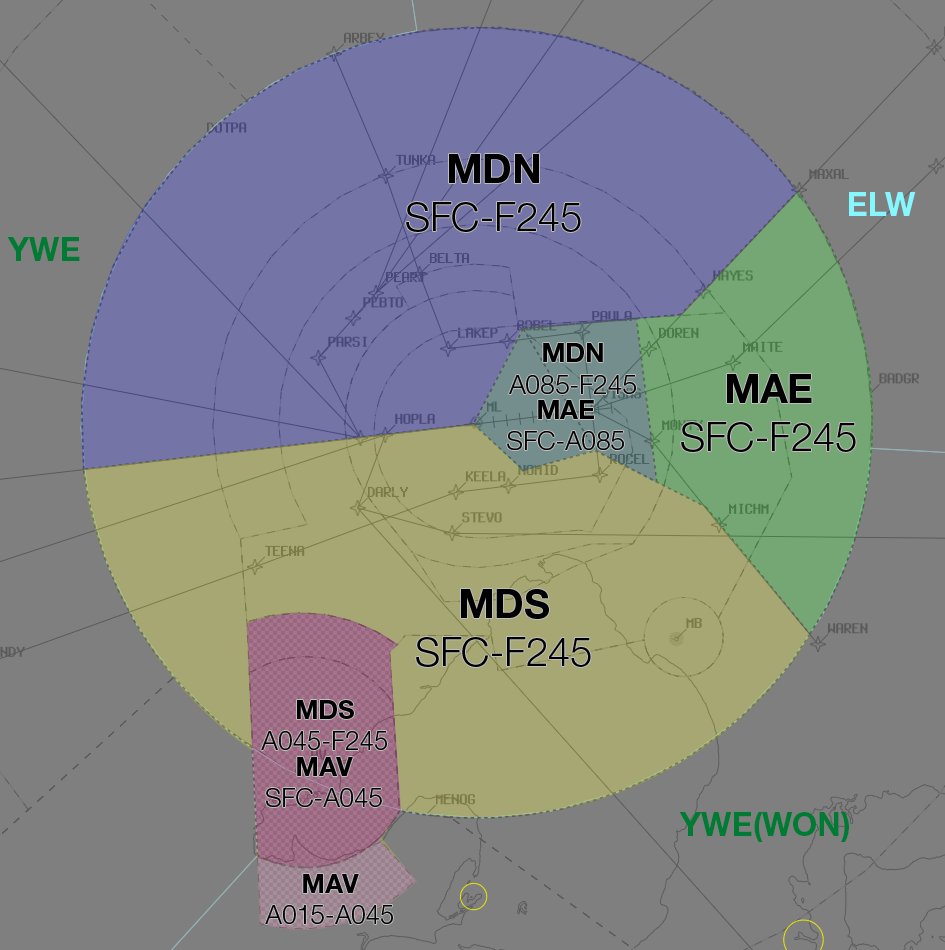
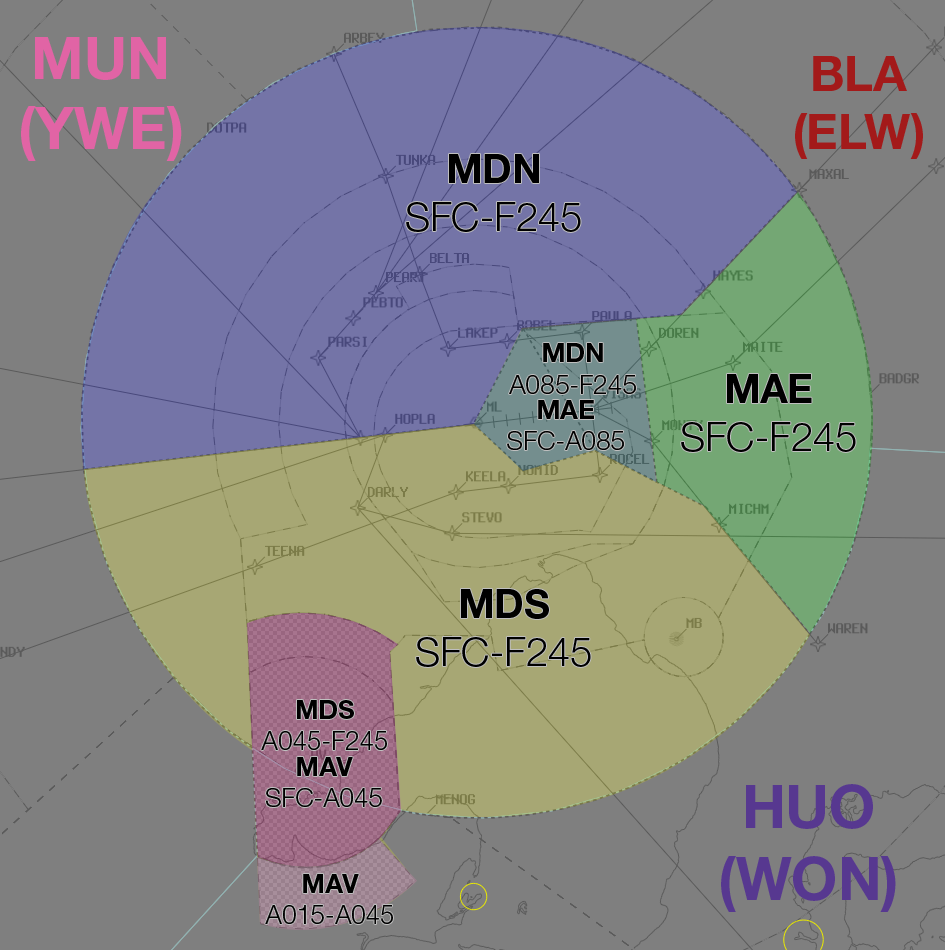
Comparing the layer stacks of the two 945px x 950px images. Changes:
added layer "BLA (ELW)" in group "Enroute" over [795, 56, 923, 159]
added layer "MUN (YWE)" in group "Enroute" over [21, 37, 182, 161]
renamed "YWE(WON)" to "HUO (WON)", painted on it over [679, 784, 896, 912]
removed layer "YWE" from group "Enroute" over [7, 237, 80, 261]
removed layer "ELW" from group "Enroute" over [849, 192, 916, 216]